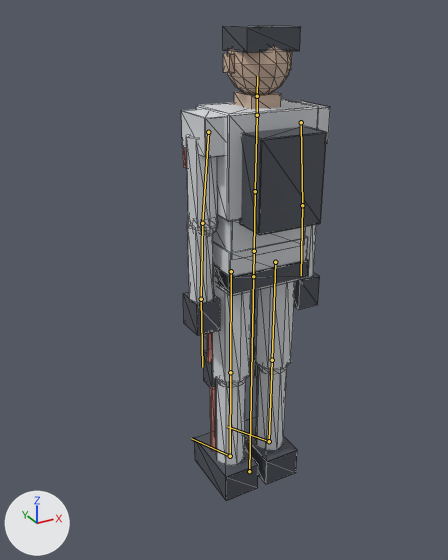
Before and after pictures for a commit that changed the glTF model 3d/preview/assets/models/char_crew_lowpoly.glb.
Both versions are drawn from a 50 mm camera at (-1.103, -1.78, 1.804) aimed at (-0.069, 0.101, 0.864). Every picture has the same lights, and +X, +Y and +Z are marked at lower left. The older version comes first. The bones that change, and the others that lie on the model, are drawn over the model as lines. Mesh edges are drawn as thin lines.

Names of what the first picture shows: 'crew_body'.
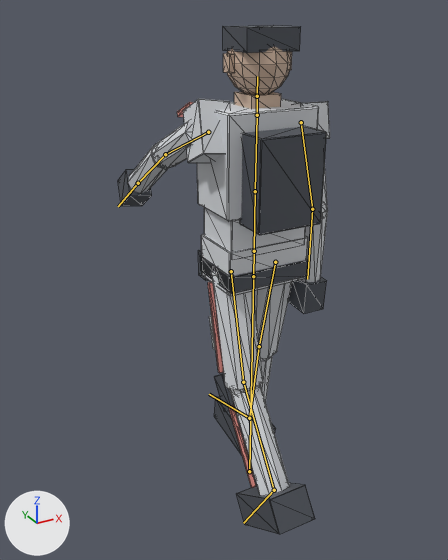
The newer file adds an action. The first version stands in its rest pose; the second is drawn at frame 10 of the action 'knife'.

Where the change shows, as pixel boxes [x1, y1, x2, y2] in the pictures (448 x 560 px):
```json
{"object": "crew_body", "change": "posed", "before": [181, 25, 330, 500], "after": [118, 25, 330, 534], "on screen": "42% wider, 7% taller"}
{"bone": "upper_arm.L", "before": "(301, 122) to (302, 205)", "after": "(301, 122) to (312, 209)"}
{"bone": "forearm.L", "before": "(302, 205) to (301, 275)", "after": "(312, 209) to (307, 279)"}
{"bone": "upper_arm.R", "before": "(208, 132) to (202, 223)", "after": "(208, 132) to (165, 154)"}
{"bone": "forearm.R", "before": "(202, 223) to (201, 299)", "after": "(165, 154) to (138, 183)"}
{"bone": "thigh.L", "before": "(275, 262) to (272, 360)", "after": "(275, 262) to (259, 346)"}
{"bone": "shin.L", "before": "(272, 360) to (269, 441)", "after": "(259, 346) to (249, 418)"}
{"bone": "thigh.R", "before": "(231, 271) to (230, 372)", "after": "(231, 271) to (243, 382)"}
{"bone": "shin.R", "before": "(230, 372) to (230, 456)", "after": "(243, 382) to (274, 490)"}
```

The change, as JSON lines over the scene's bpy script:
```json
{"block": "bone_upper_arm_l", "where": "bone_upper_arm_l = bpy.data.objects['crew_rig'].pose.bones['upper_arm.L']  # child of 'chest'"}
{"op": "set", "path": "bone_upper_arm_l.rotation_quaternion", "old": "(1.0, 0.0, 0.0, 0.0)", "new": "(0.993, -0.114, 0.0, 0.0)", "note": "degrees (0, 0, 0) -> degrees (-13, 0, 0)"}
{"block": "bone_forearm_l", "where": "bone_forearm_l = bpy.data.objects['crew_rig'].pose.bones['forearm.L']  # child of 'upper_arm.L'"}
{"op": "set", "path": "bone_forearm_l.rotation_quaternion", "old": "(1.0, 0.0, 0.0, 0.0)", "new": "(0.99, 0.139, 0.0, 0.0)", "note": "degrees (0, 0, 0) -> degrees (16, 0, 0)"}
{"block": "bone_upper_arm_r", "where": "bone_upper_arm_r = bpy.data.objects['crew_rig'].pose.bones['upper_arm.R']  # child of 'chest'"}
{"op": "set", "path": "bone_upper_arm_r.rotation_quaternion", "old": "(1.0, 0.0, 0.0, 0.0)", "new": "(0.84, 0.543, 0.0, 0.0)", "note": "degrees (0, 0, 0) -> degrees (66, 0, 0)"}
{"block": "bone_forearm_r", "where": "bone_forearm_r = bpy.data.objects['crew_rig'].pose.bones['forearm.R']  # child of 'upper_arm.R'"}
{"op": "set", "path": "bone_forearm_r.rotation_quaternion", "old": "(1.0, 0.0, 0.0, 0.0)", "new": "(0.997, -0.083, 0.0, 0.0)", "note": "degrees (0, 0, 0) -> degrees (-10, 0, 0)"}
{"block": "bone_thigh_l", "where": "bone_thigh_l = bpy.data.objects['crew_rig'].pose.bones['thigh.L']  # child of 'hips'"}
{"op": "set", "path": "bone_thigh_l.rotation_quaternion", "old": "(1.0, 0.0, 0.0, 0.0)", "new": "(0.993, 0.118, 0.0, 0.0)", "note": "degrees (0, 0, 0) -> degrees (14, 0, 0)"}
{"block": "bone_shin_l", "where": "bone_shin_l = bpy.data.objects['crew_rig'].pose.bones['shin.L']  # child of 'thigh.L'"}
{"op": "set", "path": "bone_shin_l.rotation_quaternion", "old": "(1.0, 0.0, 0.0, 0.0)", "new": "(0.999, -0.038, 0.0, 0.0)", "note": "degrees (0, 0, 0) -> degrees (-4, 0, 0)"}
{"block": "bone_thigh_r", "where": "bone_thigh_r = bpy.data.objects['crew_rig'].pose.bones['thigh.R']  # child of 'hips'"}
{"op": "set", "path": "bone_thigh_r.rotation_quaternion", "old": "(1.0, 0.0, 0.0, 0.0)", "new": "(0.993, -0.118, 0.0, 0.0)", "note": "degrees (0, 0, 0) -> degrees (-14, 0, 0)"}
{"block": "bone_shin_r", "where": "bone_shin_r = bpy.data.objects['crew_rig'].pose.bones['shin.R']  # child of 'thigh.R'"}
{"op": "set", "path": "bone_shin_r.rotation_quaternion", "old": "(1.0, 0.0, 0.0, 0.0)", "new": "(0.983, -0.183, 0.0, 0.0)", "note": "degrees (0, 0, 0) -> degrees (-21, 0, 0)"}
```
